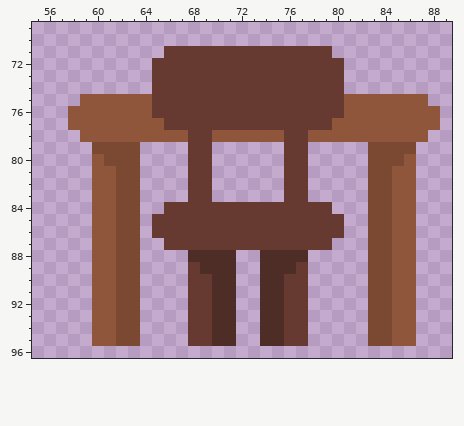
Pixel-art file, stored at project k/Assets/Assets/decorations/furniture/desk and chair.aseprite. The picture above is the old version.
200x100 pixels, 1 frame. Colours within 5 levels of each other are drawn and written as one. Shown: x 55..89, y 69..96.
New version:
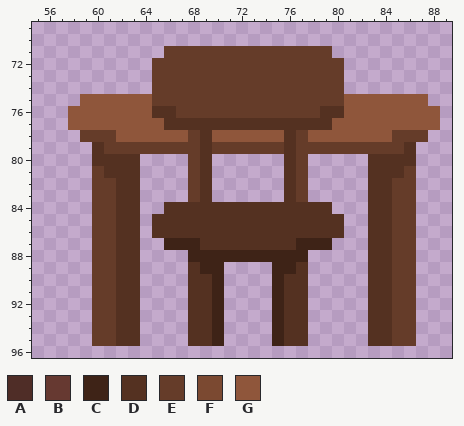
Palette (. is transparent): A #4f2d27  B #663931  C #3e2317  D #543121  E #653c29  F #7b4931  G #8f563b
Changes in this commit:
--- layers "chair", "Desk"
@@ x 55..89 @@
 70 ...................................
-71 ...........BBBBBBBBBBBBBB..........
-72 ..........BBBBBBBBBBBBBBBB.........
-73 ..........BBBBBBBBBBBBBBBB.........
-74 ..........BBBBBBBBBBBBBBBB.........
-75 ....GGGGGGBBBBBBBBBBBBBBBBGGGGGGG..
-76 ...GGGGGGGBBBBBBBBBBBBBBBBGGGGGGGG.
-77 ...GGGGGGGGBBBBBBBBBBBBBBGGGGGGGGG.
-78 ....GGGGGGGGGBBGGGGGGBBGGGGGGGGGG..
-79 .....FFFF....BB......BB.....FFFF...
-80 .....GFFF....BB......BB.....FFFG...
-81 .....GGFF....BB......BB.....FFGG...
-82 .....GGFF....BB......BB.....FFGG...
-83 .....GGFF....BB......BB.....FFGG...
-84 .....GGFF..BBBBBBBBBBBBBB...FFGG...
-85 .....GGFF.BBBBBBBBBBBBBBBB..FFGG...
-86 .....GGFF.BBBBBBBBBBBBBBBB..FFGG...
-87 .....GGFF..BBBBBBBBBBBBBB...FFGG...
-88 .....GGFF....AAAA..AAAA.....FFGG...
-89 .....GGFF....BAAA..AAAB.....FFGG...
-90 .....GGFF....BBAA..AABB.....FFGG...
-91 .....GGFF....BBAA..AABB.....FFGG...
-92 .....GGFF....BBAA..AABB.....FFGG...
-93 .....GGFF....BBAA..AABB.....FFGG...
-94 .....GGFF....BBAA..AABB.....FFGG...
-95 .....GGFF....BBAA..AABB.....FFGG...
+71 ...........EEEEEEEEEEEEEE..........
+72 ..........EEEEEEEEEEEEEEEE.........
+73 ..........EEEEEEEEEEEEEEEE.........
+74 ..........EEEEEEEEEEEEEEEE.........
+75 ....GGGGGGEEEEEEEEEEEEEEEEGGGGGGG..
+76 ...GGGGGGGDDEEEEEEEEEEEEDDGGGGGGGG.
+77 ...GGGGGGGGDDDDDDDDDDDDDDGGGGGGGGG.
+78 ....EEEGGGGGGEDGGGGGGDEGGGGGGGEEE..
+79 .....DEEEEEEEEDEEEEEEDEEEEEEEEED...
+80 .....DDDD....ED......DE.....DDDD...
+81 .....EDDD....ED......DE.....DDDE...
+82 .....EEDD....ED......DE.....DDEE...
+83 .....EEDD....ED......DE.....DDEE...
+84 .....EEDD..DDDDDDDDDDDDDD...DDEE...
+85 .....EEDD.DDDDDDDDDDDDDDDD..DDEE...
+86 .....EEDD.DDDDDDDDDDDDDDDD..DDEE...
+87 .....EEDD..CCCDDDDDDDDCCC...DDEE...
+88 .....EEDD....CCCCCCCCCC.....DDEE...
+89 .....EEDD....DCC....CCD.....DDEE...
+90 .....EEDD....DDC....CDD.....DDEE...
+91 .....EEDD....DDC....CDD.....DDEE...
+92 .....EEDD....DDC....CDD.....DDEE...
+93 .....EEDD....DDC....CDD.....DDEE...
+94 .....EEDD....DDC....CDD.....DDEE...
+95 .....EEDD....DDC....CDD.....DDEE...
 96 ...................................
Boxes around the changes in both pictures, in picture pixels (x1, y1, x2, y2):
changed: (80, 46, 428, 346)
